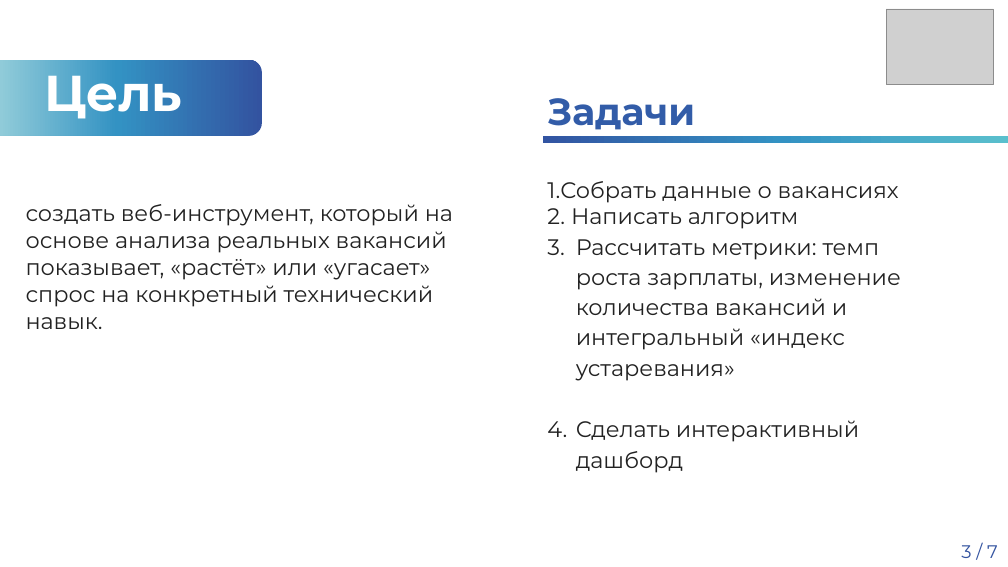
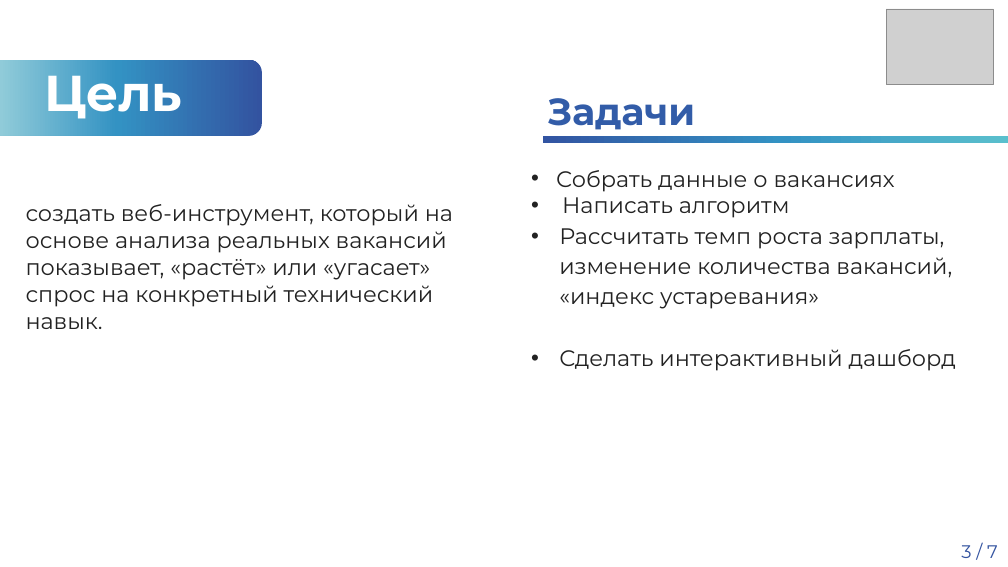
Before and after one commit to ArtemikDR/Skill-Decay-Monitor, a slide deck: slide 3 of beta(MIREA)/защита идеи проекта Мешков.pptx. Drawn at 1008x567 pixels with LibreOffice and Linux fonts; fonts in the diff are those of the drawing; grey boxes stand for pictures; background and template pictures are left out. Boxes give left, top, right and bottom in pixels: in the first picture for what was removed or moved away, otherwise in the second. Text is boxed around its words. In the diff, an @@ line names an element or a change of style, - is before the commit and + after.

```diff
--- a/beta(MIREA)/защита идеи проекта Мешков.pptx
+++ b/beta(MIREA)/защита идеи проекта Мешков.pptx
@@ text "Собрать данные о вакансиях": place and size @@
-text "Собрать данные о вакансиях" at <box>547,181,901,473</box>
+text "Собрать данные о вакансиях" at <box>556,170,956,371</box>
@@ text "Собрать данные о вакансиях" at <box>556,170,956,371</box>: vertical alignment top to middle @@
@@ text at <box>556,170,956,371</box>: bullet 1. to • @@
@@ text at <box>559,228,952,309</box>: text changed @@
-3. Рассчитать метрики: темп роста зарплаты, изменение количества вакансий и интегральный «индекс устаревания»
+• Рассчитать темп роста зарплаты, изменение количества вакансий, «индекс устаревания»
```
Also in this commit, not shown: 5 other slides changed, 4 other files.
